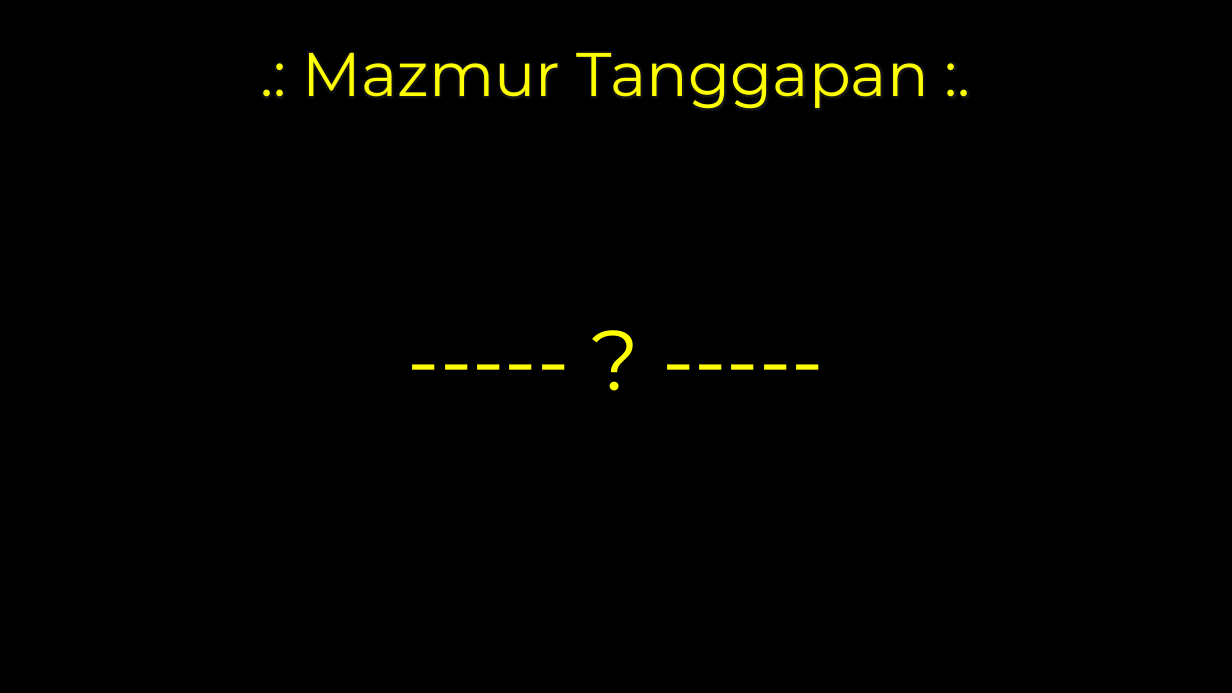
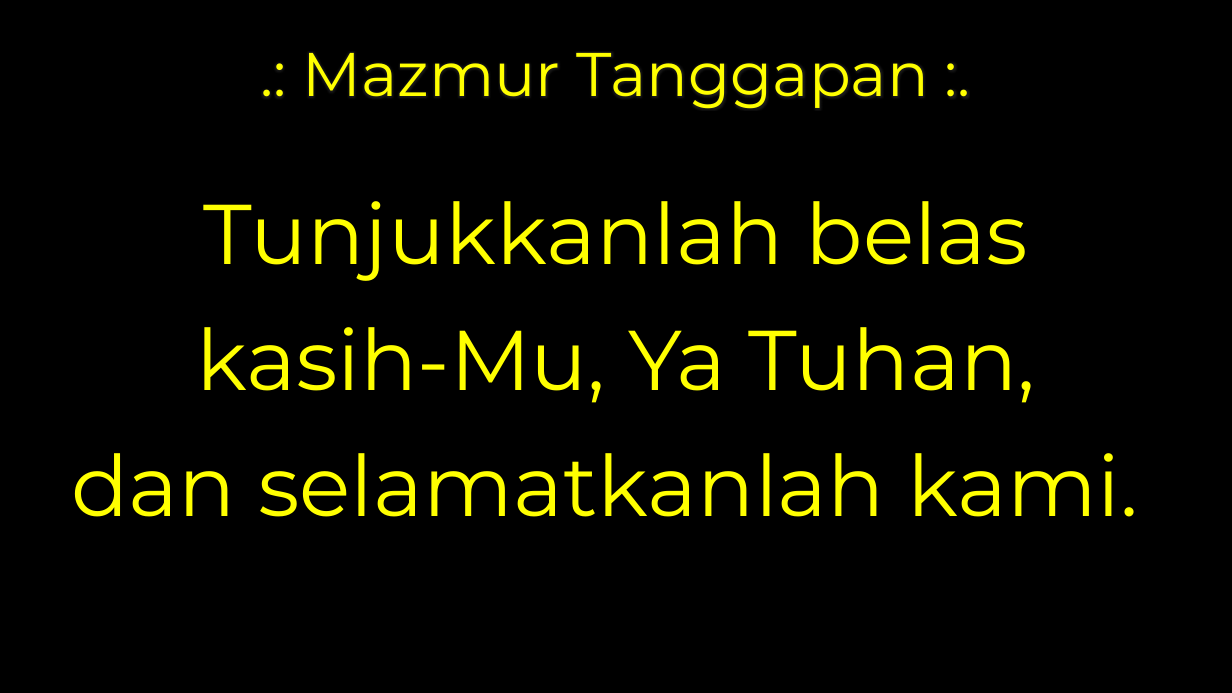
Before and after one commit to laurensius/Slide_Misa_KRC, a slide deck: slide 25 of 2020 12 tanggal 5 - 6/SLide Misa Bahasa Indonesia.pptx. Drawn at 1232x693 pixels with LibreOffice and Linux fonts; fonts in the diff are those of the drawing; background and template pictures are left out. Boxes give left, top, right and bottom in pixels: in the first picture for what was removed or moved away, otherwise in the second. Text is boxed around its words. In the diff, an @@ line names an element or a change of style, - is before the commit and + after.

```diff
--- a/2020 12 tanggal 5 - 6/SLide Misa Bahasa Indonesia.pptx
+++ b/2020 12 tanggal 5 - 6/SLide Misa Bahasa Indonesia.pptx
@@ text at [71, 201, 1138, 517]: text changed @@
------ ? -----
+Tunjukkanlah belas
+kasih-Mu, Ya Tuhan,
+dan selamatkanlah kami.
```
Also in this commit, not shown: 1 other slide changed, 2 slides added, 8 other files.
